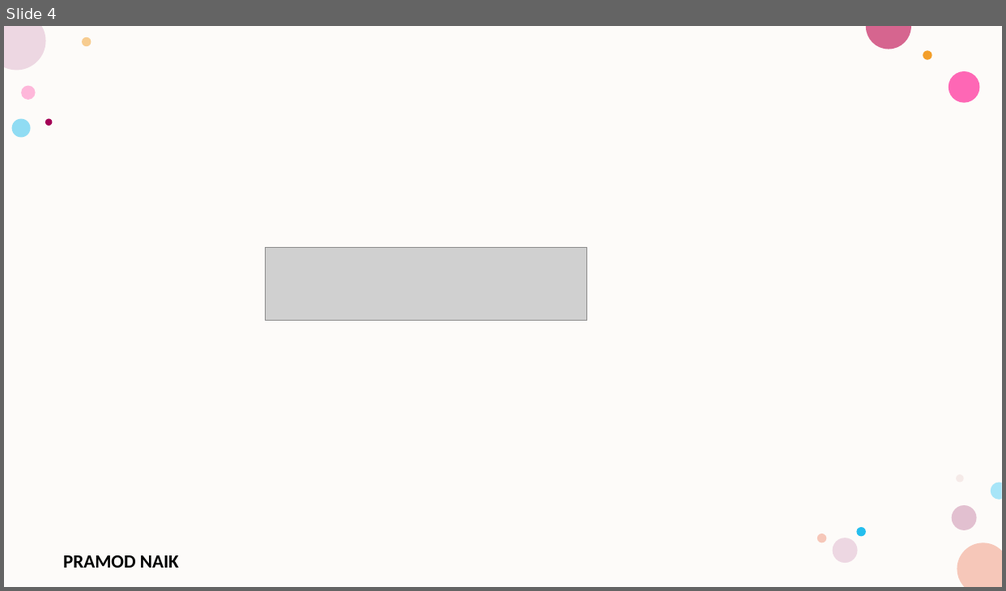
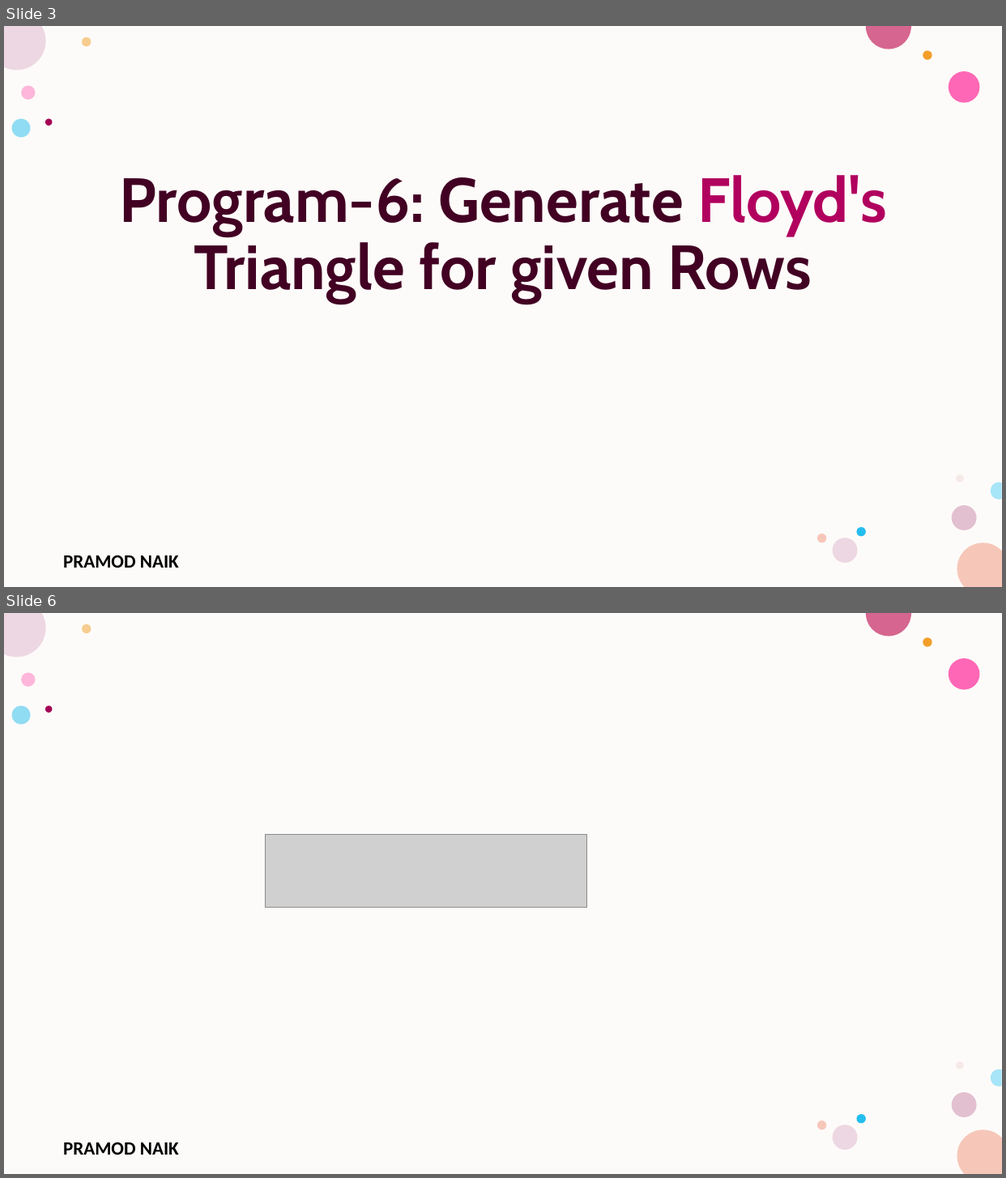
Before and after one commit to PRAMODNAIK-DEV/C-Programming-Lab-Engineering, a slide deck: Lab Programs.pptx. Shown one above the other, each under a label of ours: slide 4 before the commit, slides 3 and 6 after it; the slides between them are not shown. The pictures are 1006x591 and 1006x1178 pixels, drawn with LibreOffice and Linux fonts; fonts in the diff are those of the drawing; grey boxes stand for pictures; background and template pictures are left out. Boxes give left, top, right and bottom in pixels: in the first picture for what was removed or moved away, otherwise in the second. Text is boxed around its words. In the diff, an @@ line names an element or a change of style, - is before the commit and + after.

Commit message:
Completed Program-6

```diff
--- a/Lab Programs.pptx
+++ b/Lab Programs.pptx
@@ slide 3 added at bbox=[4, 26, 1002, 587], background #FFFFFF; not listed: 17 template elements that a slide beside it also shows @@
@@ text added at bbox=[119, 175, 887, 303], 60 pt, text #420023, bold @@
+Program-6: Generate Floyd's Triangle for given Rows
@@ what was slide 4 is now slide 6 @@
```
Also in this commit, not shown: 1 slide changed, 1 other slide added, 2 other files.
